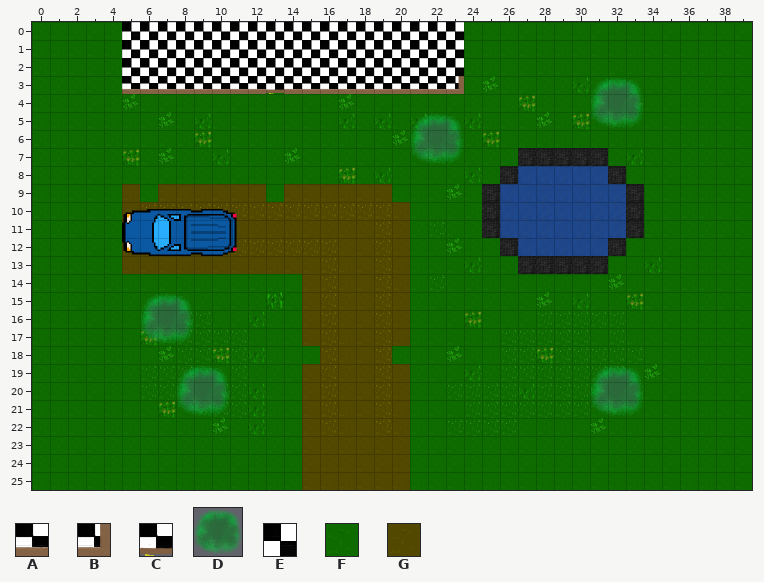
Two versions of a level (Tiled map, assets/house.tmx). The picture above is the old version.
Cells are 32x32 px. Shown: x 0..39, y 0..25.
Key: from "car": A 5 "carrelage", B 6 "wall and carrelage angul", C 9 "wall and carrelage door", D 10 "tree", E 11 "fullcarrelage"; from "everything": F 19, G 48.
_ is an empty cell.
Layers that did not change in this view are not listed.
Layer "Tile Layer 3" before, first column x 0:
 0 FFFFFEEEEEEEEEEEEEEEEEEEFFFFFFFFFFFFFFFF
 1 FFFFFEEEEEEEEEEEEEEEEEEEFFFFFFFFFFFFFFFF
 2 FFFFFEEEEEEEEEEEEEEEEEEEFFFFFFFFFFFFFFFF
 3 FFFFFAAAAAAAACAAAAAAAAAB___________FFFFF
 4 FFFFF______________________________FFFFF
 5 FFFFF__________________________D___FFFFF
 6 FFFFF______________________________FFFFF
 7 FFFFF________________D_____________FFFFF
 8 FFFFF______________________________FFFFF
 9 FFFFF______________________________FFFFF
10 FFFFF______________________________FFFFF
11 FFFFF______________________________FFFFF
12 FFFFF______________________________FFFFF
13 FFFFF______________________________FFFFF
14 FFFFF______________________________FFFFF
15 FFFFF______________________________FFFFF
16 FFFFF______________________________FFFFF
17 FFFFF_D____________________________FFFFF
18 FFFFF______________________________FFFFF
19 FFFFF______________________________FFFFF
20 FFFFF______________________________FFFFF
21 FFFFF___D______________________D___FFFFF
22 FFFFF______________________________FFFFF
23 FFFFFFFFFFFFFFFGGGGGGFFFFFFFFFFFFFFFFFFF
24 FFFFFFFFFFFFFFFGGGGGGFFFFFFFFFFFFFFFFFFF
25 FFFFFFFFFFFFFFFGGGGGGFFFFFFFFFFFFFFFFFFF
And afterwards:
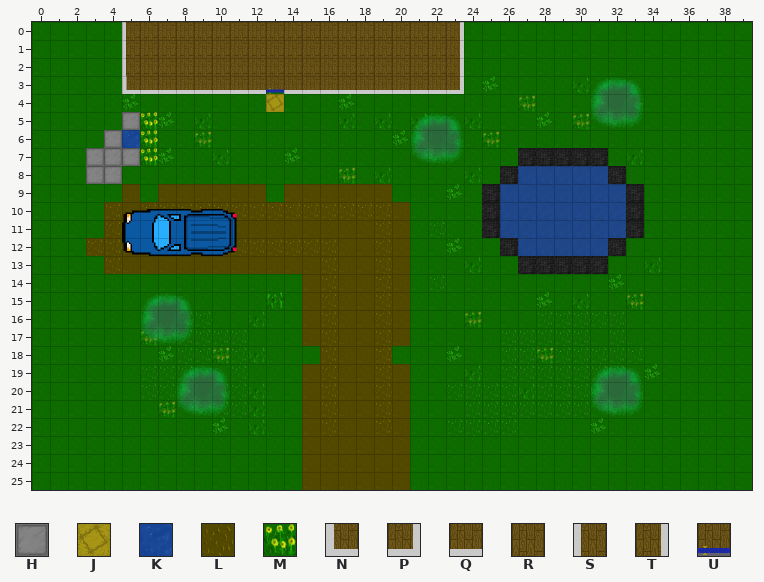
Further tiles: from "everything": H 20, J 27, K 43, L 49, M 61; from "flooring": N 9 "sprite_02 dark wood wall", P 10 "sprite_02 dark wood wall", Q 11 "sprite_02 dark wood wall", R 12 "sprite_02", S 22 "sprite_02 dark wood wall", T 23 "sprite_02 dark wood wall", U 25 "sprite_02 dark door faci".
Author's note on the commit: feat(assets): added some custom made flooring assets, reworked the house
Difference:
Layer "Tile Layer 3":
y 0..2: x 5..23 EEEEEEEEEEEEEEEEEEE -> SRRRRRRRRRRRRRRRRRT
y 3: x 5..23 AAAAAAAACAAAAAAAAAB -> NQQQQQQQUQQQQQQQQQP
y 4: x 13 _ -> J
y 5: x 5..6 __ -> HM
y 6: x 4..6 F__ -> HKM
y 7: x 3..6 FF__ -> HHHM
y 8: x 3..4 FF -> HH
y 10..11: x 4 F -> L
y 12: x 3..4 FF -> LL
y 13: x 4 F -> L
Pixel boxes of the changes (left, top, right, bottom) in both pictures:
changed: (122, 22, 464, 112)
changed: (86, 112, 158, 184)
changed: (86, 202, 122, 274)
